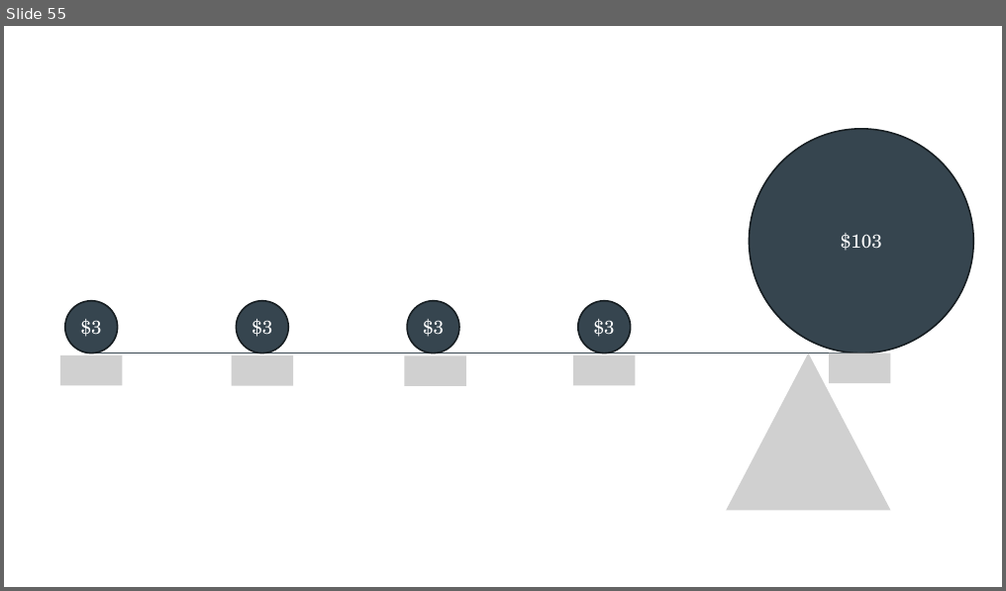
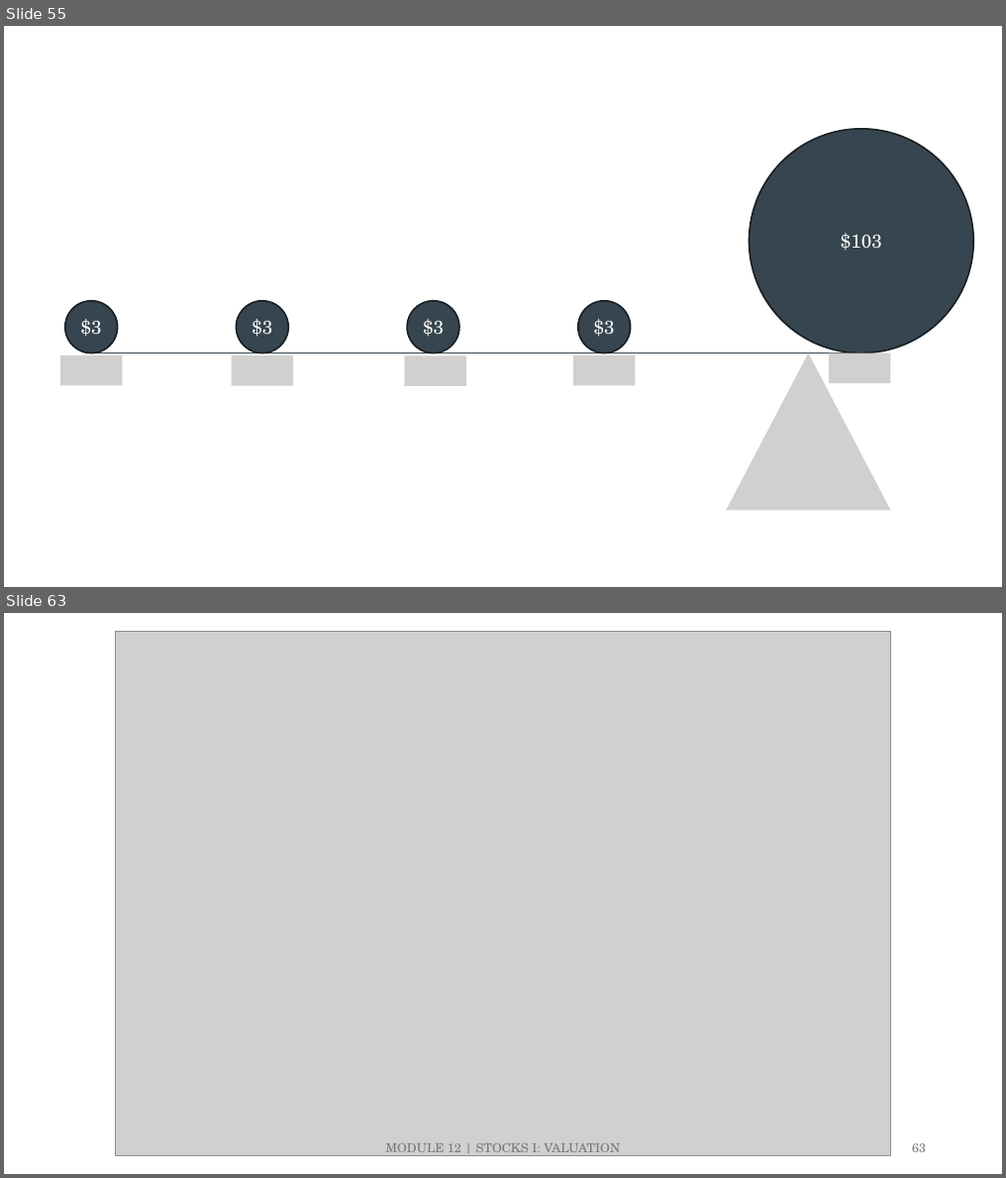
Before and after one commit to ncachanosky/ECON-3320-online, a slide deck: figures/figures.pptx. Shown one above the other, each under a label of ours: slide 55 before the commit, slides 55 and 63 after it; the slides between them are not shown. The pictures are 1006x591 and 1006x1178 pixels, drawn with LibreOffice and Linux fonts; fonts in the diff are those of the drawing; grey boxes stand for pictures. Boxes give left, top, right and bottom in pixels: in the first picture for what was removed or moved away, otherwise in the second. Text is boxed around its words. In the diff, an @@ line names an element or a change of style, - is before the commit and + after.

```diff
--- a/figures/figures.pptx
+++ b/figures/figures.pptx
@@ slide 63 added at [4, 613, 1002, 1174], background #FFFFFF @@
@@ picture added at [116, 632, 891, 1156] @@
@@ text added at [385, 1144, 620, 1157], 12 pt, text #797979 @@
+MODULE 12 | STOCKS I: VALUATION
@@ page number added at [912, 1144, 926, 1153], 12 pt, text #797979 @@
+63
```
Also in this commit, not shown: 8 other slides added, 12 other files.
